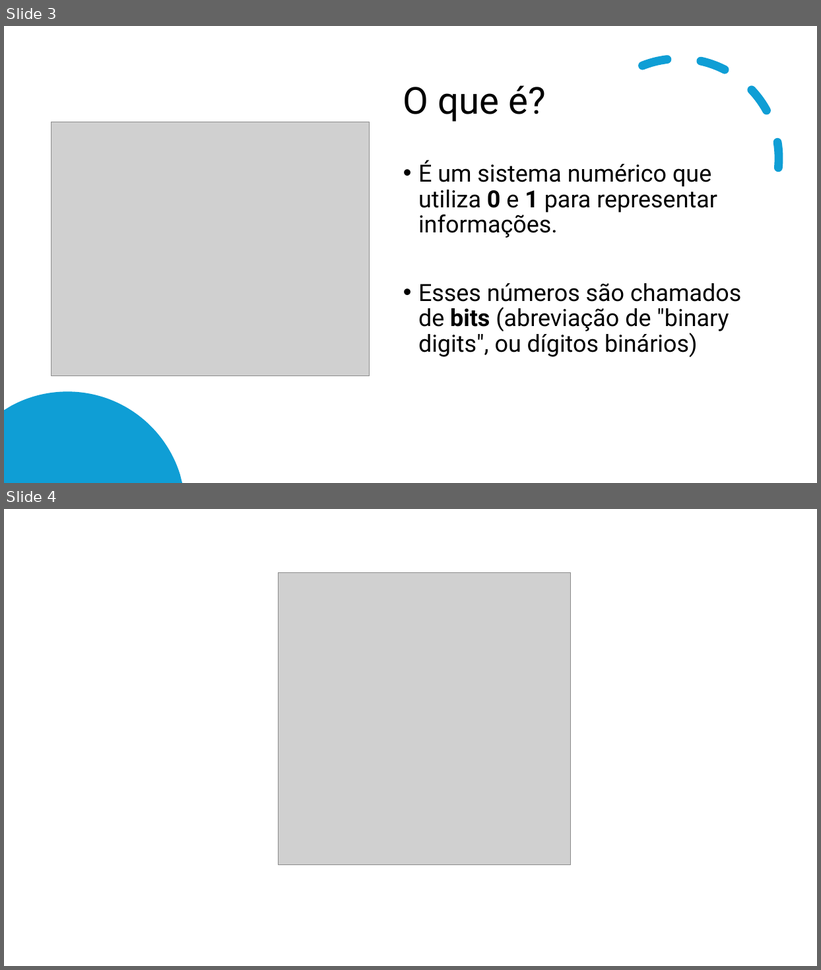
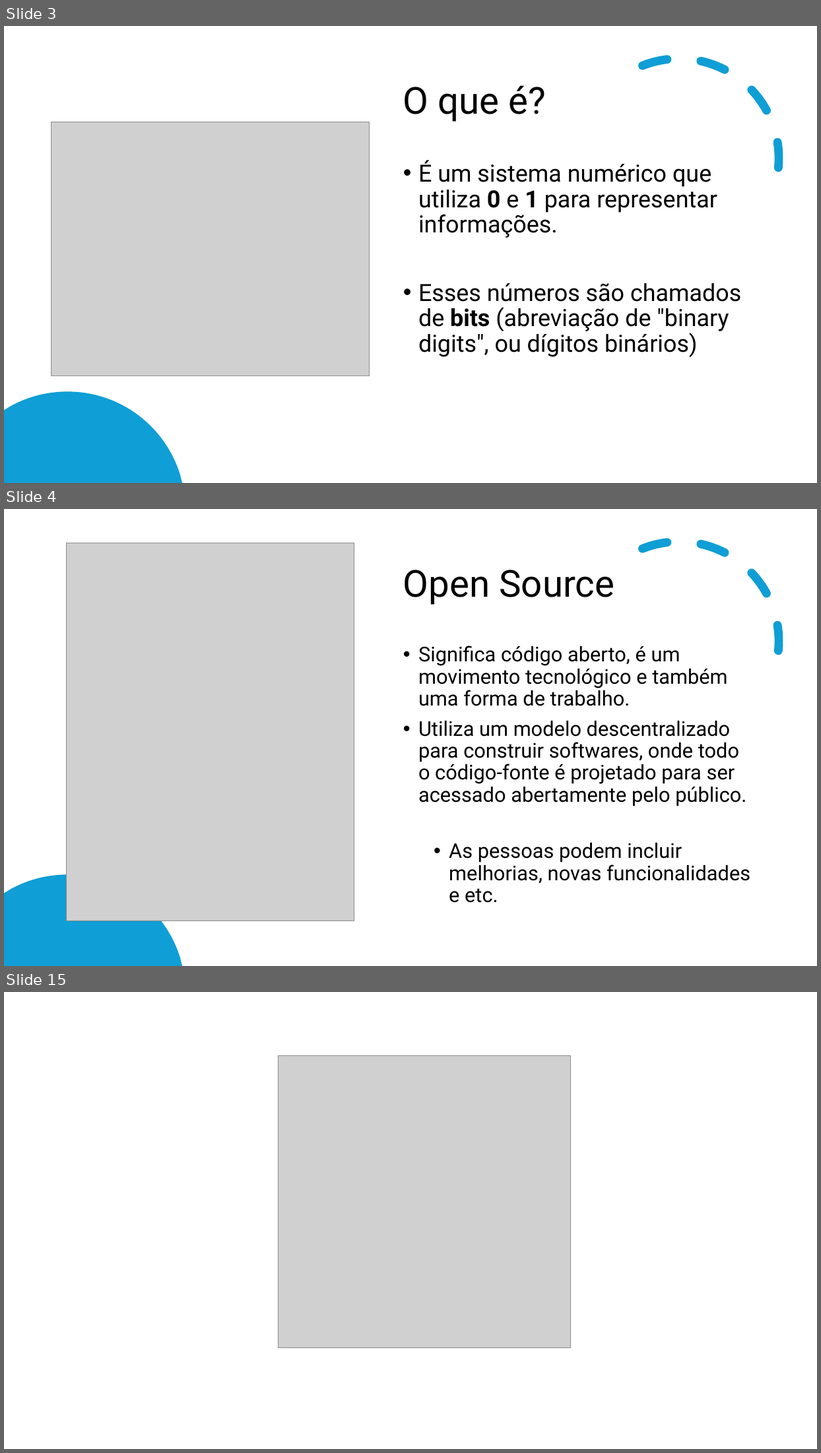
Before and after one commit to CleitonDsd/1-MOD-DS_2024, a slide deck: 1_Fundamentos/0_Conceitos_Tecnologia_Informacao/01_Binarios_Software_Hardware.pptx. Shown one above the other, each under a label of ours: slides 3 and 4 before the commit, slides 3, 4 and 15 after it; the slides between them are not shown. The pictures are 821x970 and 821x1453 pixels, drawn with LibreOffice and Linux fonts; fonts in the diff are those of the drawing; grey boxes stand for pictures. Boxes give left, top, right and bottom in pixels: in the first picture for what was removed or moved away, otherwise in the second. Text is boxed around its words. In the diff, an @@ line names an element or a change of style, - is before the commit and + after.

```diff
--- a/1_Fundamentos/0_Conceitos_Tecnologia_Informacao/01_Binarios_Software_Hardware.pptx
+++ b/1_Fundamentos/0_Conceitos_Tecnologia_Informacao/01_Binarios_Software_Hardware.pptx
@@ slide 4 added at box(4, 509, 817, 966), background #FFFFFF @@
@@ arc (boxed as its full ellipse) added at box(548, 510, 811, 773), outline #0F9ED5 10 pt dashed @@
@@ picture added at box(66, 543, 354, 921) @@
@@ title added at box(403, 570, 614, 605), 44 pt, text #000000 @@
+Open Source
@@ text added at box(418, 646, 750, 903), 24 pt, text #000000 @@
+• Significa código aberto, é um movimento tecnológico e também uma forma de trabalho.
+• Utiliza um modelo descentralizado para construir softwares, onde todo o código-fonte é projetado para ser acessado abertamente pelo público.
+  • As pessoas podem incluir melhorias, novas funcionalidades e etc.
@@ freeform shape added at box(4, 875, 182, 966), fill #0F9ED5 @@
@@ what was slide 4 is now slide 15 @@
```
Also in this commit, not shown: 10 other slides added, 4 other files.
